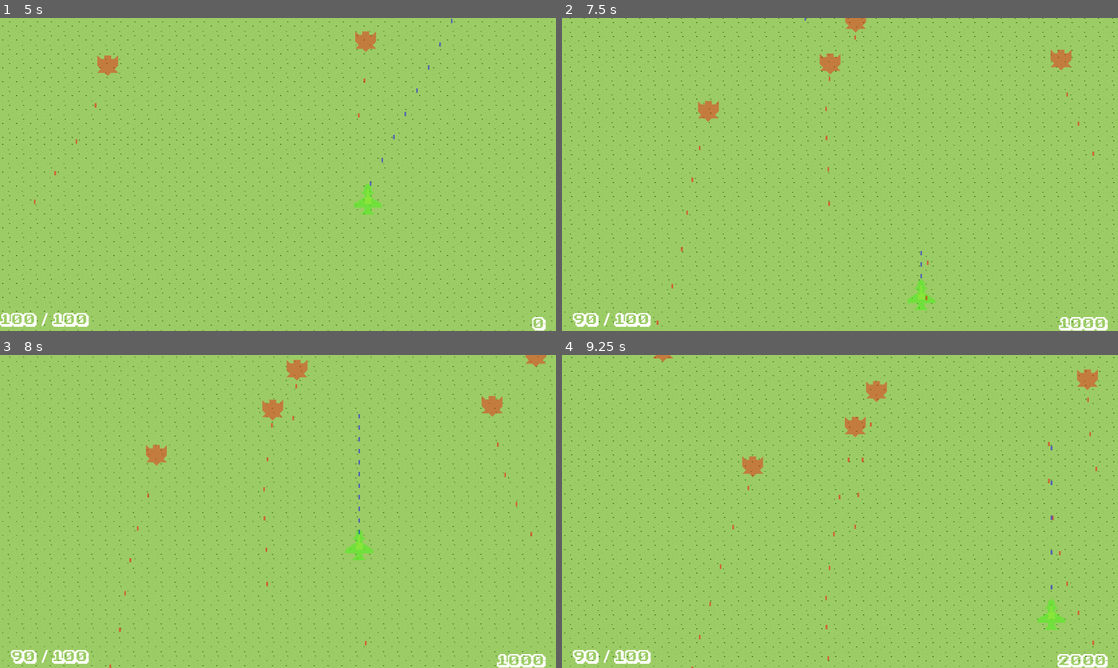
Above: before the commit, frames 1-4 (two rows, left to right).
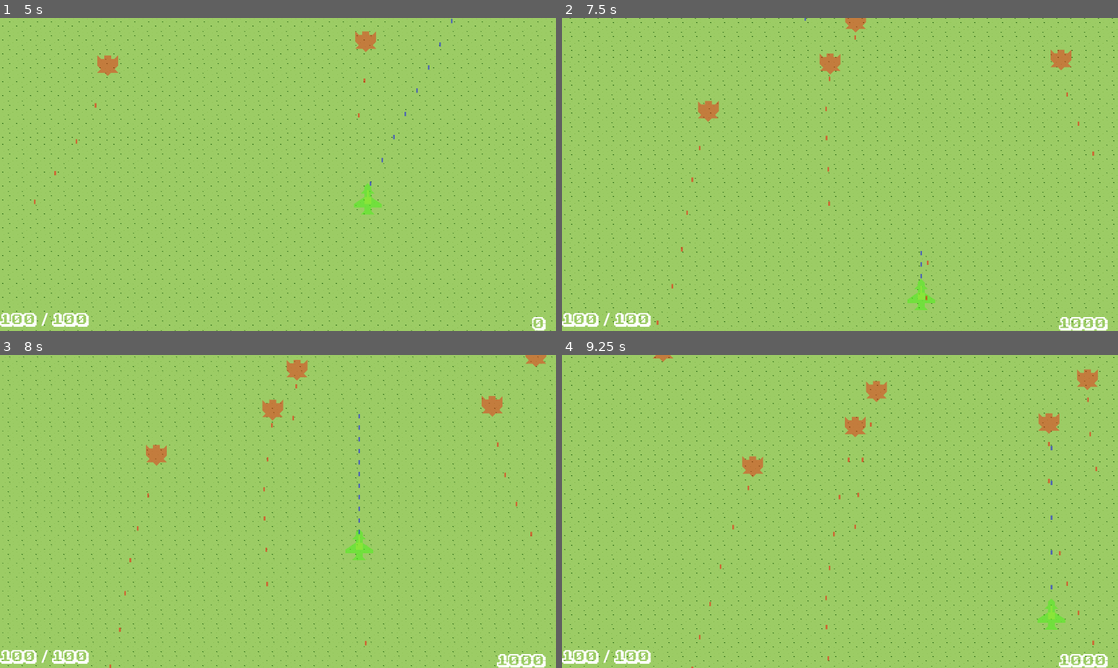
Above: after the commit, the same moments.

Repository: mmyumu/OVNI-godot
Game: Godot game, scene res://menu.tscn
Two runs of this game, one before a commit and one after it. Both use one fixed random seed, a clock stepped at 60 frames per second and the inputs below.
Inputs (mouse positions are in pixels of both pictures, inside the frame that each line leads up to):
- Up to frame 1 (5 s): click "Start" at 0.5 s; tap Enter at 1.25 s; move the mouse to (400, 158) at 1.27 s; hold Right (move_right) 1.28-2.03 s; hold Space (shoot) 1.28-2.03 s; click (400, 158) at 1.42 s; move the mouse to (166, 190) at 2.02 s; hold Down (move_down) 2.03-2.78 s; tap Space (shoot) at 2.1, 3.6 s; move the mouse to (333, 105) at 2.77 s; hold Right (move_right) 2.78-3.53 s; hold Space (shoot) 2.78-3.53 s; move the mouse to (250, 237) at 3.52 s; hold Up (move_up) 3.53-4.28 s; click (250, 237) at 3.67 s; move the mouse to (444, 221) at 4.27 s; hold Left (move_left) from 4.28 s (still down); hold Space (shoot) from 4.28 s (still down)
- Up to frame 2 (7.5 s): move the mouse to (673, 127) at 5.02 s; release Space (shoot) at 5.03 s; tap Space (shoot) at 5.1, 6.6 s; move the mouse to (867, 174) at 5.77 s; release Left (move_left) at 5.78 s; hold Down (move_down) 5.78-6.53 s; hold Space (shoot) 5.78-6.53 s; click (867, 174) at 5.92 s; move the mouse to (756, 96) at 6.52 s; hold Right (move_right) 6.53-7.28 s; move the mouse to (962, 158) at 7.27 s; hold Up (move_up) from 7.28 s (still down); hold Space (shoot) from 7.28 s (still down)
- Up to frame 3 (8 s): keep holding Up (move_up); keep holding Space (shoot)
- Up to frame 4 (9.25 s): move the mouse to (728, 527) at 8.02 s; release Up (move_up) at 8.03 s; release Space (shoot) at 8.03 s; hold Right (move_right) 8.03-8.78 s; tap Space (shoot) at 8.1 s; click (728, 527) at 8.17 s; move the mouse to (895, 442) at 8.77 s; hold Down (move_down) from 8.78 s (still down); hold Space (shoot) from 8.78 s (still down)

Frame 1 is identical in both runs. In frame 2, less than 0.1% of the frame differs, in the area x 0-5%, y 94-99%; in frame 3, less than 0.1%; in frame 4, 0.3%, in the area x 0-92%, y 18-100%.

Commit message:
Destroy bullets in their own area entered event

Diff:
--- a/main_stage.gd
+++ b/main_stage.gd
@@ -10,7 +10,6 @@
 	$Player.hide()
 
 func _process(delta):
-#	update_hp()
 	pass
 
 func _on_player_shoot(projectile, direction, location):
@@ -24,7 +23,7 @@
 
 func update_hud_hp():
 	if $Player:
-		$HUD/HP/HPLabel.text = str($Player.hp)
+		$HUD/HP/HPLabel.text = str(max($Player.hp, 0))
 		$HUD/HP/MaxHPLabel.text = str($Player.max_hp)
 
 func update_hud_money():
@@ -33,14 +32,6 @@
 
 func _on_hud_start_play():
 	start_stop_game(true)
-
-func _on_spawn_timer_timeout():
-	# TODO: improve spawn position (outside of screen? not on player?)
-	# TODO: spawn waves of enemies instead of enemies 1 by 1 (scripted? random mechanism?)
-	var enemy = $Spawner.spawn(enemy_index)
-	enemy.shoot.connect(_on_enemy_shoot)
-	enemy.enemy_destroyed.connect(_on_enemy_destroyed)
-	enemy_index += 1
 
 func _on_enemy_shoot(projectile, direction, location):
 	var spawned_projectile = projectile.instantiate()
@@ -72,6 +63,10 @@
 		$HUD/GameOverLabel.show()
 		get_tree().paused = true
 
-
 func _on_player_player_hit(damage):
 	update_hud_hp()
+
+func _on_spawner_enemy_spawned(enemy):
+	add_child(enemy)
+	enemy.shoot.connect(_on_enemy_shoot)
+	enemy.enemy_destroyed.connect(_on_enemy_destroyed)
--- a/main_stage.tscn
+++ b/main_stage.tscn
@@ -21,8 +21,6 @@
 [node name="Spawner" parent="." instance=ExtResource("4_hcxan")]
 polygon = PackedVector2Array(0, 0, 0, -64, 1280, -64, 1280, 0)
 
-[node name="SpawnTimer" type="Timer" parent="Spawner"]
-
 [node name="Background" parent="." instance=ExtResource("5_0nbiv")]
 speed = 500.0
 
@@ -30,4 +28,4 @@
 [connection signal="player_hit" from="Player" to="." method="_on_player_player_hit"]
 [connection signal="shoot" from="Player" to="." method="_on_player_shoot"]
 [connection signal="start_play" from="HUD" to="." method="_on_hud_start_play"]
-[connection signal="timeout" from="Spawner/SpawnTimer" to="." method="_on_spawn_timer_timeout"]
+[connection signal="enemy_spawned" from="Spawner" to="." method="_on_spawner_enemy_spawned"]
--- a/unit/enemies/spawner.gd
+++ b/unit/enemies/spawner.gd
@@ -6,6 +6,10 @@
 
 var min_point
 var max_point
+
+var enemy_index = 0
+
+signal enemy_spawned(enemy)
 
 func _ready():
 	var min_x
@@ -46,9 +50,15 @@
 	var spawn_position = Vector2(x, y)
 	var spawned_enemy = enemy.instantiate()
 	spawned_enemy.name = "Enemy%s" % enemy_index
-	get_parent().add_child(spawned_enemy)
 	spawned_enemy.position = spawn_position
 	spawned_enemy.rotation = TAU/2
-	print("Spawned enemy %s at x=%s, y=%s" % [spawned_enemy.name, spawn_position.x, spawn_position.y])
+#	print("Spawned enemy %s at x=%s, y=%s" % [spawned_enemy.name, spawn_position.x, spawn_position.y])
+
+	enemy_spawned.emit(spawned_enemy)
 
 	return spawned_enemy
+
+
+func _on_spawn_timer_timeout():
+	spawn(enemy_index)
+	enemy_index += 1
--- a/unit/enemies/spawner.tscn
+++ b/unit/enemies/spawner.tscn
@@ -8,3 +8,7 @@
 script = ExtResource("1_87q1l")
 
 [node name="Sprite2D" type="Sprite2D" parent="."]
+
+[node name="SpawnTimer" type="Timer" parent="."]
+
+[connection signal="timeout" from="SpawnTimer" to="." method="_on_spawn_timer_timeout"]
--- a/unit/player/player.gd
+++ b/unit/player/player.gd
@@ -41,5 +41,3 @@
 			player_hit.emit(area.damage)
 		if hp <= 0:
 			game_over.emit()
-		if area.is_in_group("Projectile"):
-			area.queue_free()
--- a/unit/projectiles/bullet.gd
+++ b/unit/projectiles/bullet.gd
@@ -17,3 +17,10 @@
 
 func _on_visible_on_screen_notifier_2d_screen_exited():
 	queue_free()
+
+
+func _on_area_shape_entered(area_rid, area, area_shape_index, local_shape_index):
+	var to_be_freed = (is_in_group("Player") and area.is_in_group("Enemies")) \
+			or (is_in_group("Enemies") and area.is_in_group("Player"))
+	if to_be_freed:
+		queue_free()
--- a/unit/projectiles/bullet.tscn
+++ b/unit/projectiles/bullet.tscn
@@ -21,4 +21,5 @@
 
 [node name="VisibleOnScreenNotifier2D" type="VisibleOnScreenNotifier2D" parent="."]
 
+[connection signal="area_shape_entered" from="." to="." method="_on_area_shape_entered"]
 [connection signal="screen_exited" from="VisibleOnScreenNotifier2D" to="." method="_on_visible_on_screen_notifier_2d_screen_exited"]
